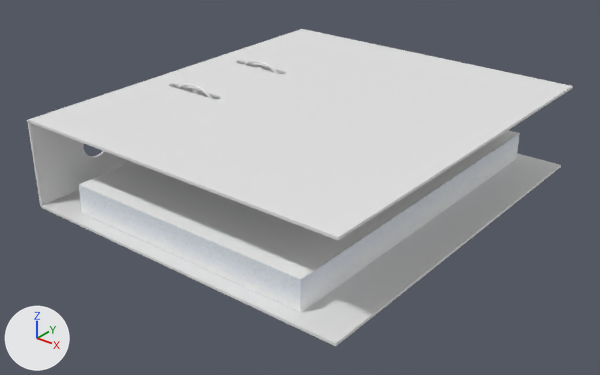
An edit to the Blender file Frontend/3D Source Files/File/File.blend, drawn before and after from the same camera.
Rendered twice from a 50 mm camera at (0.369, -0.479, 0.291) aimed at (0.001, -0.019, 0.005). The lights are fixed; the arrows at lower left show +X, +Y and +Z.

The scene before the commit, as lines of its bpy script (objects in view):
```python
me_plane_006 = bpy.data.meshes.new('Plane.006')
me_plane_006.from_pydata(...)  # 40 vertices, 24 faces; spans x -0.001..0.001, y -0.16..0.16, z 0.0..0.07
me_plane_006.polygons.foreach_set('use_smooth', [True] * 24)
me_plane_006.materials.append(None)
me_plane_007 = bpy.data.meshes.new('Plane.007')
me_plane_007.from_pydata(...)  # 104 vertices, 58 faces; spans x 0.0..0.28, y -0.16..0.16, z -0.001..0.001
me_plane_007.polygons.foreach_set('use_smooth', [True] * 58)
me_plane_007.materials.append(None)
me_plane_012 = bpy.data.meshes.new('Plane.012')
me_plane_012.from_pydata(...)  # a box spanning x -0.105..0.105, y -0.148..0.148, z 0.0..0.024
me_plane_012.materials.append(mat_paper)
ob_file_back = bpy.data.objects.new('File Back', me_plane_006)
ob_file_back.location = (-0.14, 0.0, 0.0)
ob_file_top = bpy.data.objects.new('File Top', me_plane_007)
ob_file_top.location = (-0.14, 0.0, 0.07)
ob_paper_stack = bpy.data.objects.new('Paper Stack', me_plane_012)
ob_paper_stack.location = (0.0, 0.0, 0.0008)
# also in view: 'File Bottom' at (0.0, 0.0, 0.0)
```
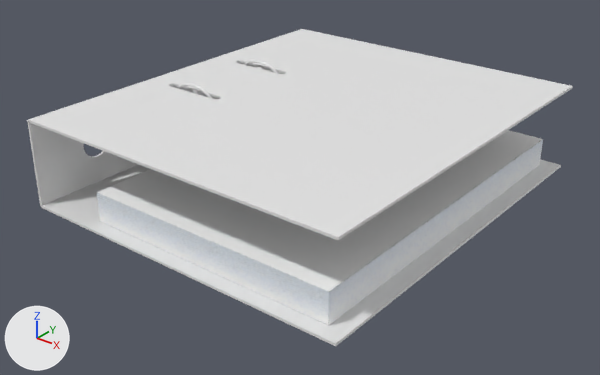
The edits, one by one:
Object 'Paper Stack' (ob_paper_stack) moves from (0.0, 0.0, 0.0008) to (0.021, 0.0, 0.0008).

Changed parts and their boxes [x1, y1, x2, y2] in the pictures (600 x 375 px):
'Paper Stack', moved
    before: [79, 130, 520, 313]
    after: [97, 130, 543, 326]
